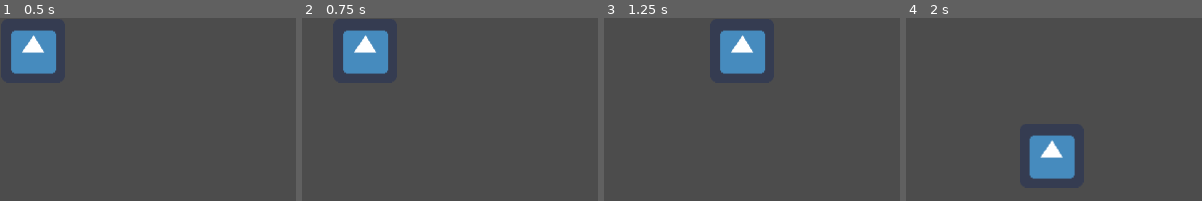
Above: before the commit, frames 1-4 (left to right).
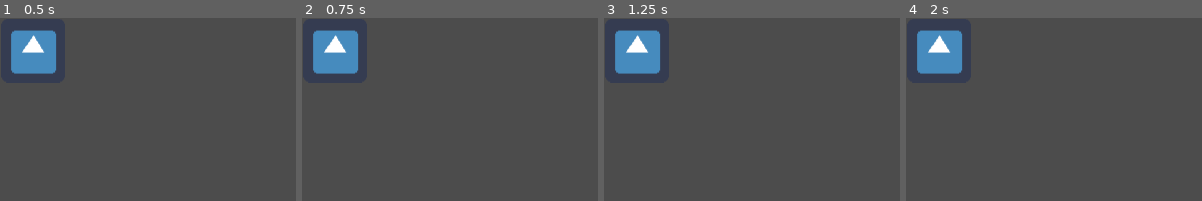
Above: after the commit, the same moments.

Repository: anthonynd/he1st
Game: Godot game, scene res://level/main.tscn
Same seed, same stepped clock (60 frames per second), same inputs: the game is played once before the commit and once after it. The engine's default icon, where the game draws it, is replaced by a stand-in: a white triangle on a blue panel in a dark square.
Inputs:
- Up to frame 1 (0.5 s): no input
- Up to frame 2 (0.75 s): tap Enter at 0.5 s; hold Right (ui_right) from 0.53 s (still down)
- Up to frame 3 (1.25 s): keep holding Right (ui_right)
- Up to frame 4 (2 s): release Right (ui_right) at 1.28 s; hold Down (ui_down) from 1.28 s (still down)

Frame 1 is identical in both runs. In frame 2, 5.0% of the frame differs, in the area x 3-30%, y 6-31%; in frame 3, 7.2%; in frame 4, 7.3%, in the area x 3-58%, y 6-88%.

Commit message:
Adding better keys for movement Better file structure

Diff:
--- a/level/main.tscn
+++ b/level/main.tscn
@@ -1,7 +1,7 @@
 [gd_scene load_steps=2 format=2]
 
-[ext_resource path="res://level/Player.tscn" type="PackedScene" id=1]
+[ext_resource path="res://player/player.tscn" type="PackedScene" id=1]
 
-[node name="Node2D" type="Node2D"]
+[node name="root" type="Node2D"]
 
-[node name="Player" parent="." instance=ExtResource( 1 )]
+[node name="player" parent="." instance=ExtResource( 1 )]
--- a/level/Player.tscn
+++ b/player/player.tscn
@@ -1,13 +1,13 @@
 [gd_scene load_steps=4 format=2]
 
-[ext_resource path="res://level/Player.gd" type="Script" id=1]
+[ext_resource path="res://scripts/player/player.gd" type="Script" id=1]
 [ext_resource path="res://icon.png" type="Texture" id=2]
 
-[sub_resource type="CapsuleShape2D" id=2]
+[sub_resource type="CapsuleShape2D" id=1]
 radius = 11.9921
 height = 16.6484
 
-[node name="Player" type="Area2D"]
+[node name="player" type="Area2D"]
 position = Vector2( 33.1247, 32.5726 )
 script = ExtResource( 1 )
 __meta__ = {
--- a/project.godot
+++ b/project.godot
@@ -24,6 +24,29 @@
 window/size/width=800
 window/vsync/use_vsync=false
 
+[input]
+
+move_right={
+"deadzone": 0.5,
+"events": [ Object(InputEventKey,"resource_local_to_scene":false,"resource_name":"","device":0,"alt":false,"shift":false,"control":false,"meta":false,"command":false,"pressed":false,"scancode":68,"unicode":0,"echo":false,"script":null)
+ ]
+}
+move_left={
+"deadzone": 0.5,
+"events": [ Object(InputEventKey,"resource_local_to_scene":false,"resource_name":"","device":0,"alt":false,"shift":false,"control":false,"meta":false,"command":false,"pressed":false,"scancode":65,"unicode":0,"echo":false,"script":null)
+ ]
+}
+move_down={
+"deadzone": 0.5,
+"events": [ Object(InputEventKey,"resource_local_to_scene":false,"resource_name":"","device":0,"alt":false,"shift":false,"control":false,"meta":false,"command":false,"pressed":false,"scancode":83,"unicode":0,"echo":false,"script":null)
+ ]
+}
+move_up={
+"deadzone": 0.5,
+"events": [ Object(InputEventKey,"resource_local_to_scene":false,"resource_name":"","device":0,"alt":false,"shift":false,"control":false,"meta":false,"command":false,"pressed":false,"scancode":87,"unicode":0,"echo":false,"script":null)
+ ]
+}
+
 [rendering]
 
 threads/thread_model=2
--- a/level/Player.gd
+++ b/scripts/player/player.gd
@@ -1,6 +1,6 @@
 extends Area2D
 
-export var speed = 150
+export var speed = 400
 var screen_size
 
 # Called when the node enters the scene tree for the first time.
@@ -9,13 +9,13 @@
 
 func _process(delta):
 	var velocity = Vector2()
-	if Input.is_action_pressed("ui_right"):
+	if Input.is_action_pressed("move_right"):
 		velocity.x += 1
-	if Input.is_action_pressed("ui_left"):
+	if Input.is_action_pressed("move_left"):
 		velocity.x -= 1
-	if Input.is_action_pressed("ui_down"):
+	if Input.is_action_pressed("move_down"):
 		velocity.y += 1
-	if Input.is_action_pressed("ui_up"):
+	if Input.is_action_pressed("move_up"):
 		velocity.y -= 1
 	if velocity.length() > 0:
 		velocity = velocity.normalized() * speed
Not shown: 1 places in player/player.tscn that only renumber resources
Not shown, added: textures/assets/box.png.import
Not shown, added: textures/enemy/normalEnemy.png.import
Not shown, added: textures/player/player.png.import
Not shown, added: textures/throwable/grenade.png.import
